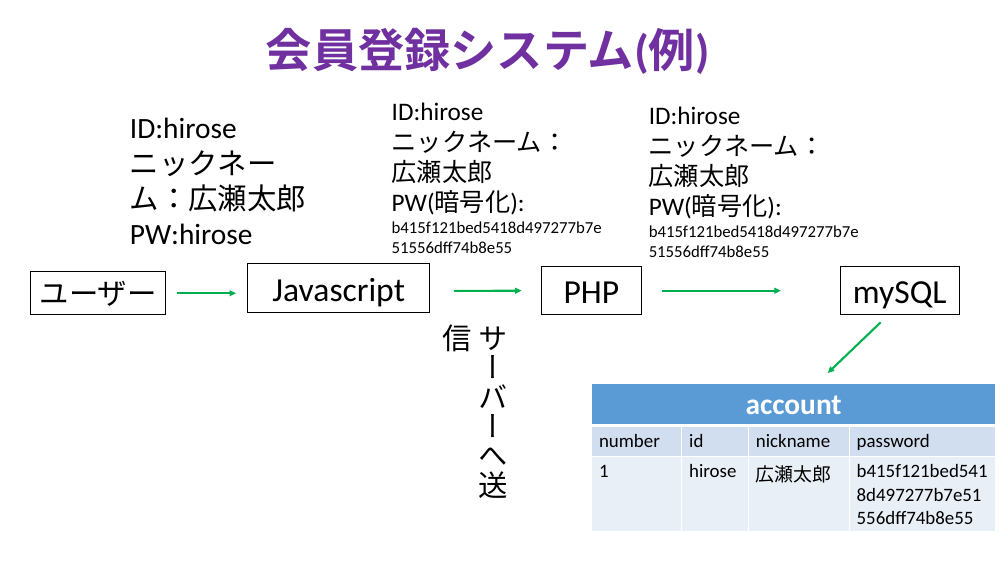
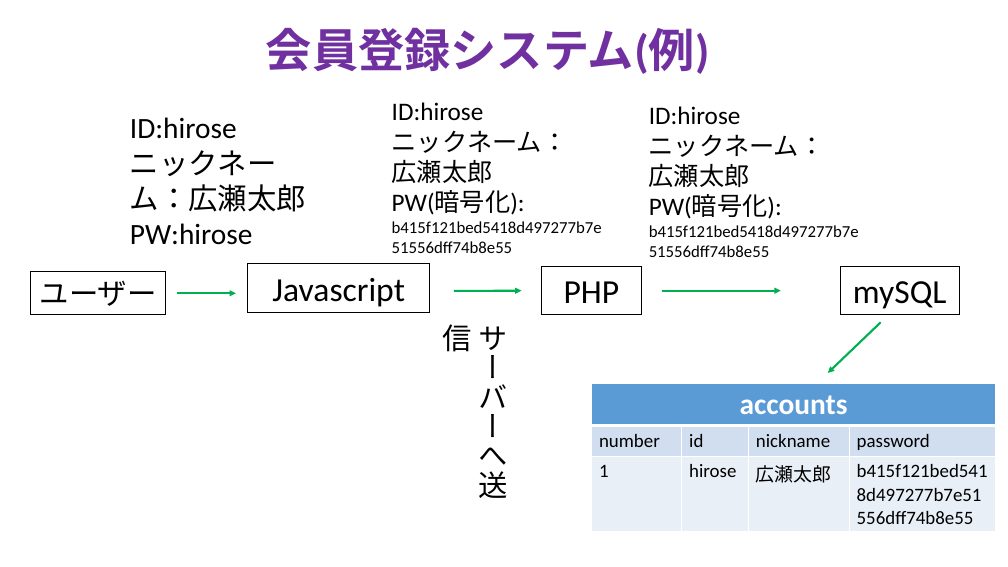
Before and after one commit to TakanoriOnuma/WebApplication, a slide deck: slide 2 of design/Webアプリケーションシステム.pptx. Drawn at 1008x567 pixels with LibreOffice and Linux fonts; fonts in the diff are those of the drawing. Boxes give left, top, right and bottom in pixels: in the first picture for what was removed or moved away, otherwise in the second. Text is boxed around its words. In the diff, an @@ line names an element or a change of style, - is before the commit and + after.

Commit message:
テーブル名を account -> accounts にする
accountは複数あるので、複数形に変えた。

```diff
--- a/design/Webアプリケーションシステム.pptx
+++ b/design/Webアプリケーションシステム.pptx
@@ table at (x1=591, y1=383, x2=995, y2=532) @@
-row 1, column 1: account
+row 1, column 1: accounts
```
Also in this commit, not shown: 4 other slides changed.
